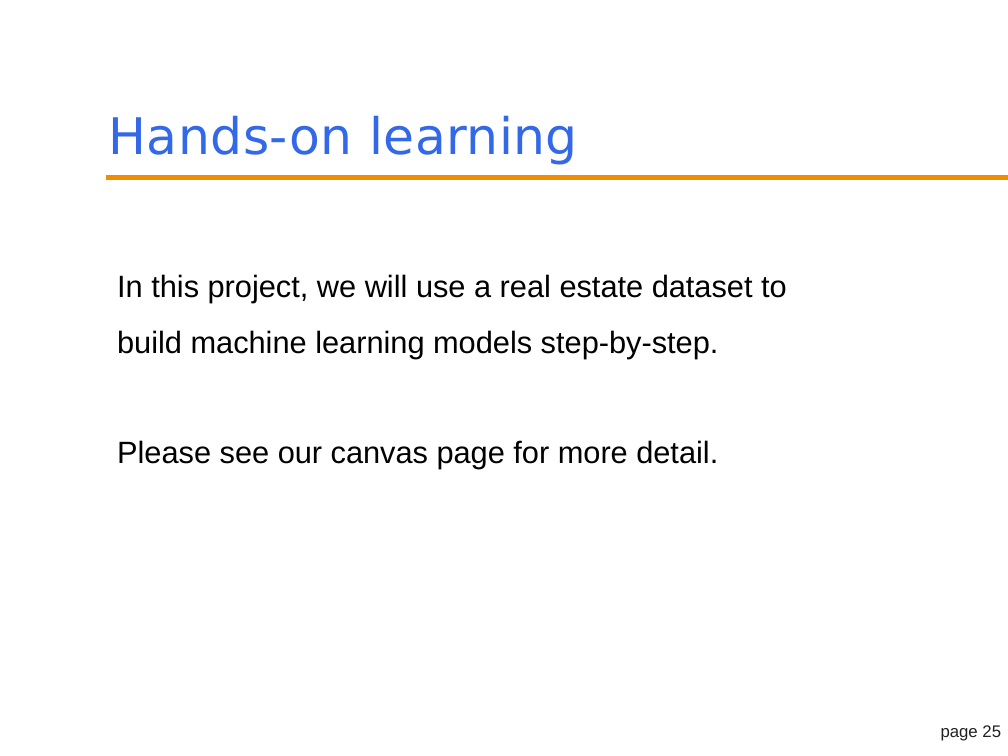
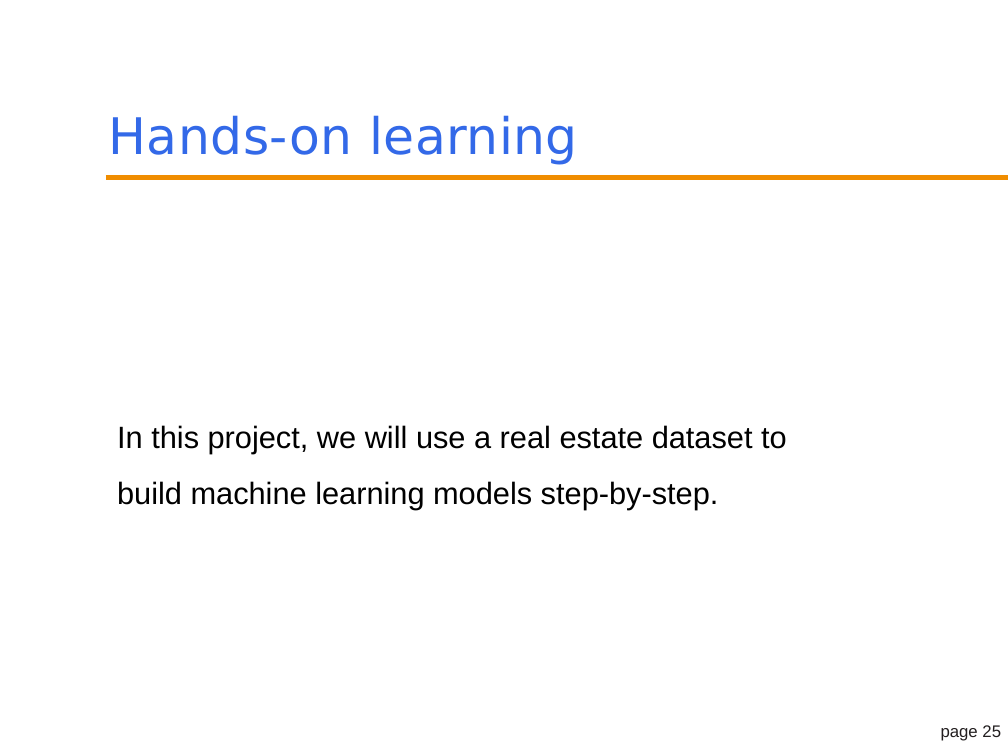
Before and after one commit to sparks5969/course-computational-economics, a slide deck: slide 25 of module5/machine learning.pptx. Drawn at 1008x756 pixels with LibreOffice and Linux fonts; fonts in the diff are those of the drawing; background and template pictures are left out. Boxes give left, top, right and bottom in pixels: in the first picture for what was removed or moved away, otherwise in the second. Text is boxed around its words. In the diff, an @@ line names an element or a change of style, - is before the commit and + after.

```diff
--- a/module5/machine learning.pptx
+++ b/module5/machine learning.pptx
@@ text "In this project, we will ...": place and size @@
-text "In this project, we will ..." at (117, 274, 787, 469)
+text "In this project, we will ..." at (117, 425, 787, 510)
@@ text at (117, 440, 718, 469): paragraph removed @@
-Please see our canvas page for more detail.
```
Also in this commit, not shown: 5 other slides changed, 1 slide added, 8 other files.
